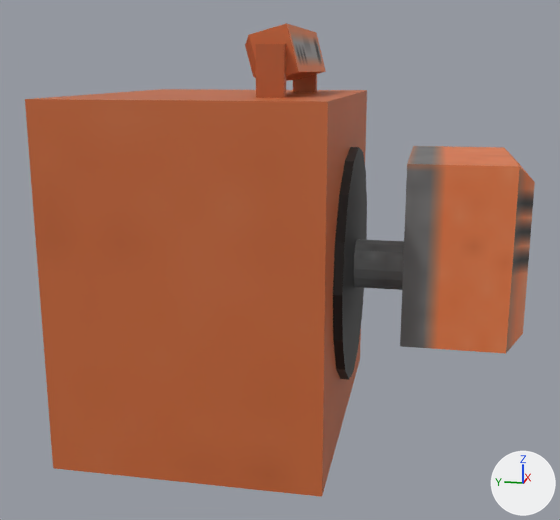
Renders of the Blender file src/main/resources/assets/eln/model/FuelHeater/FuelHeater.blend from each side of a commit.
Before and after are seen from a camera (50 mm lens) standing at (-1.832, -0.298, 0.357) and looking at (-0.029, 0.063, -0.094). The lights are fixed; the arrows at lower right show +X, +Y and +Z.

The first picture shows 'Burner', 'Main'.
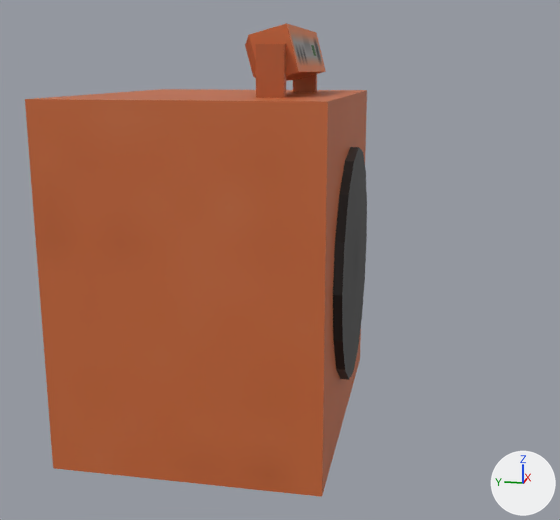
Changed parts and their boxes (x1, y1, x2, y2) in the pictures (560 x 520 px):
```json
{"object": "Burner", "change": "hidden", "before": [354, 146, 535, 354]}
```

The change, as JSON lines over the scene's bpy script:
```json
{"op": "add", "block": "ob_burner", "code": "ob_burner.hide_viewport = True"}
```
